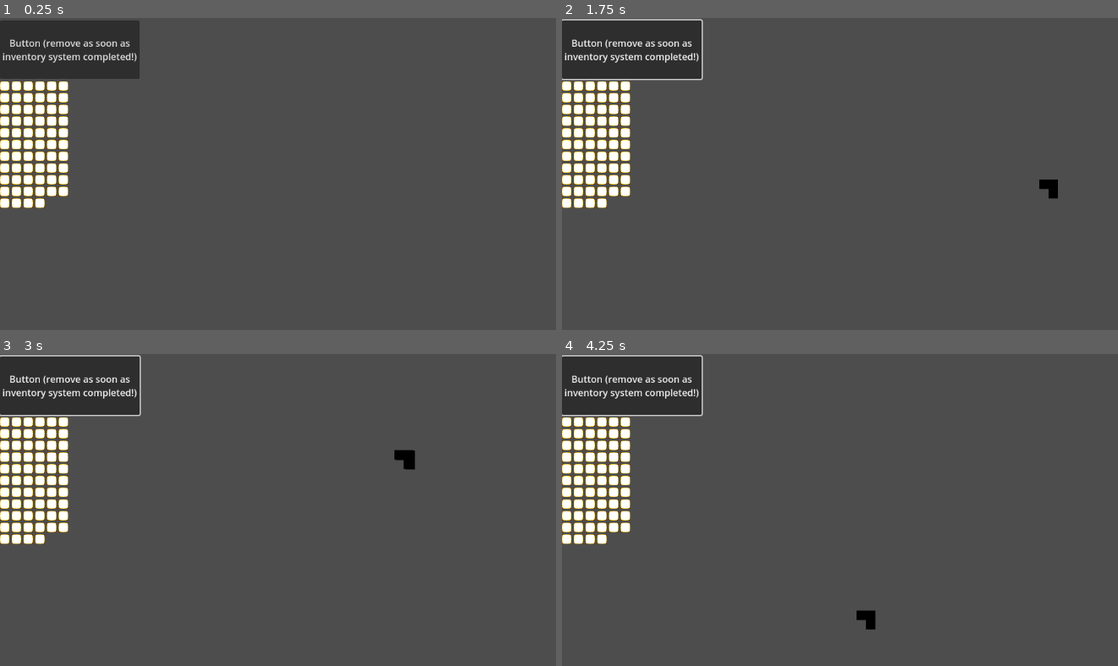
Above: before the commit, frames 1-4 (two rows, left to right).
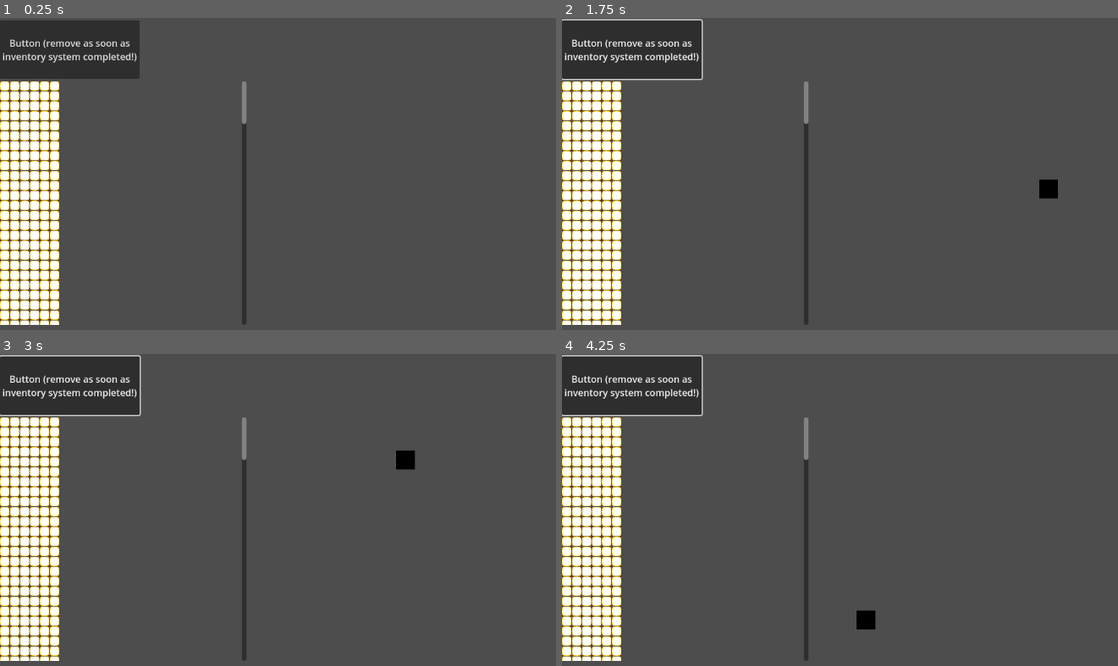
Above: after the commit, the same moments.

Repository: PonderSlime/Mare-Luminis---Juice-Submission
Game: Godot game, scene res://ui/inventory/inventory_ui.tscn
Two runs of this game, one before a commit and one after it. Both use one fixed random seed, a clock stepped at 60 frames per second and the inputs below. The project has no main scene, so this scene is started directly.
Inputs (mouse positions are in pixels of both pictures, inside the frame that each line leads up to):
- Up to frame 1 (0.25 s): no input
- Up to frame 2 (1.75 s): click "Button (remove as soon as inv…" at 0.5 s; tap Enter at 1.25 s; move the mouse to (1051, 189) at 1.27 s; hold D (turn_right) from 1.28 s (still down); click (1051, 189) at 1.35 s; right-click (1051, 189) at 1.55 s
- Up to frame 3 (3 s): tap Space (move_up) at 2 s; move the mouse to (200, 563) at 2.02 s; release D (turn_right) at 2.03 s; hold S (move_backward) 2.03-2.78 s; right-click (200, 563) at 2.1 s; click (200, 563) at 2.3 s; tap Enter at 2.75 s; move the mouse to (405, 460) at 2.77 s; hold D (turn_right) from 2.78 s (still down); hold F (interact) from 2.78 s (still down)
- Up to frame 4 (4.25 s): right-click (967, 460) at 3.05 s; tap Space (move_up) at 3.5 s; move the mouse to (867, 619) at 3.52 s; release D (turn_right) at 3.53 s; release F (interact) at 3.53 s; hold W (move_forward) from 3.53 s (still down); click (867, 619) at 3.6 s

The runs differ from the first frame. In frame 1, 7.9% of the frame differs, in the area x 0-45%, y 20-99%; in frame 2, 8.0%, in the area x 0-88%, y 20-99%; in frame 3, 8.0%; in frame 4, 8.0%.

Commit message:
GOT THE INVENTORY SYSTEM WORKING! (multi inventory broken)

Diff:
--- a/mare-luminis/core/scripts/player_core.gd
+++ b/mare-luminis/core/scripts/player_core.gd
@@ -9,6 +9,7 @@
 var current_depth: float = 0.0
 var taking_damage: bool = false
 var warning: bool = false
+var item_held = null
 
 func _process(delta: float) -> void:
 	check_depth_pressure(delta)
--- a/mare-luminis/project.godot
+++ b/mare-luminis/project.godot
@@ -61,6 +61,16 @@
 "events": [Object(InputEventKey,"resource_local_to_scene":false,"resource_name":"","device":-1,"window_id":0,"alt_press …(192 unchanged characters)…
 ]
 }
+rotate_item={
+"deadzone": 0.2,
+"events": [Object(InputEventMouseButton,"resource_local_to_scene":false,"resource_name":"","device":-1,"window_id":0,"alt_pressed":false,"shift_pressed":false,"ctrl_pressed":false,"meta_pressed":false,"button_mask":2,"position":Vector2(222, 24),"global_position":Vector2(231, 72),"factor":1.0,"button_index":2,"canceled":false,"pressed":true,"double_click":false,"script":null)
+]
+}
+left_click={
+"deadzone": 0.2,
+"events": [Object(InputEventMouseButton,"resource_local_to_scene":false,"resource_name":"","device":-1,"window_id":0,"alt_pressed":false,"shift_pressed":false,"ctrl_pressed":false,"meta_pressed":false,"button_mask":1,"position":Vector2(44, 11),"global_position":Vector2(53, 59),"factor":1.0,"button_index":1,"canceled":false,"pressed":true,"double_click":false,"script":null)
+]
+}
 
 [layer_names]
 
--- a/mare-luminis/ui/inventory/inventory_ui.tscn
+++ b/mare-luminis/ui/inventory/inventory_ui.tscn
@@ -44,6 +44,8 @@
 
 [node name="GridContainer" type="GridContainer" parent="BG/MarginContainer/VBoxContainer/ScrollContainer"]
 layout_mode = 2
+theme_override_constants/h_separation = 1
+theme_override_constants/v_separation = 1
 columns = 6
 
 [connection signal="pressed" from="BG/MarginContainer/VBoxContainer/Header/SpawnerButton" to="." method="_on_spawner_button_pressed"]
--- /dev/null
+++ b/mare-luminis/ui/inventory/multi_test.tscn
@@ -0,0 +1,17 @@
+[gd_scene load_steps=2 format=3 uid="uid://df1vp4an8nvok"]
+
+[ext_resource type="PackedScene" uid="uid://b8qrru7kh7ies" path="res://ui/inventory/inventory_ui.tscn" id="1_t3660"]
+
+[node name="MultiTest" type="Control"]
+layout_mode = 3
+anchors_preset = 0
+
+[node name="InventoryUI" parent="." instance=ExtResource("1_t3660")]
+layout_mode = 1
+
+[node name="InventoryUI2" parent="." instance=ExtResource("1_t3660")]
+layout_mode = 1
+offset_left = 679.0
+offset_top = 25.0
+offset_right = 679.0
+offset_bottom = 25.0
--- a/mare-luminis/ui/inventory/scripts/inventory_ui.gd
+++ b/mare-luminis/ui/inventory/scripts/inventory_ui.gd
@@ -7,15 +7,25 @@
 @onready var col_count = grid_container.columns
 
 var grid_array := []
-var item_held = null
 var current_slot = null
 var can_place := false
 var icon_anchor : Vector2
 
 func _ready() -> void:
-	for i in range(64):
+	for i in range(922):
 		create_slot()
 
+func _input(event: InputEvent) -> void:
+	if PlayerCore.item_held:
+		if Input.is_action_just_pressed("rotate_item"):
+			rotate_item()
+		if Input.is_action_just_pressed("left_click"):
+			if scroll_container.get_global_rect().has_point(get_global_mouse_position()):
+				place_item()
+	else:
+		if Input.is_action_just_pressed("left_click"):
+			if scroll_container.get_global_rect().has_point(get_global_mouse_position()):
+				pick_item()
 func create_slot():
 	var new_slot = slot_scene.instantiate()
 	new_slot.slot_ID = grid_array.size()
@@ -27,7 +37,7 @@
 func _on_slot_mouse_entered(what_slot):
 	icon_anchor  = Vector2(10000,10000)
 	current_slot = what_slot
-	if item_held:
+	if PlayerCore.item_held:
 		check_slot_availability(current_slot)
 		set_grids.call_deferred(current_slot)
 
@@ -36,13 +46,13 @@
 
 func _on_spawner_button_pressed() -> void:
 	var new_item = item_scene.instantiate()
-	add_child(new_item)
+	get_tree().root.add_child(new_item)
 	new_item.load_item(0)
 	new_item.selected = true
-	item_held = new_item
+	PlayerCore.item_held = new_item
 
 func check_slot_availability(slot) -> void:
-	for grid in item_held.item_grids:
+	for grid in PlayerCore.item_held.item_grids:
 		var grid_to_check = slot.slot_ID + grid[0] + grid[1] * col_count
 		var line_switch_check = slot.slot_ID % col_count + grid[0]
 
@@ -60,7 +70,9 @@
 	can_place = true
 
 func set_grids(slot) -> void:
-	for grid in item_held.item_grids:
+	if not PlayerCore.item_held:
+		return
+	for grid in PlayerCore.item_held.item_grids:
 		var grid_to_check = slot.slot_ID + grid[0] + grid[1] * col_count
 		var line_switch_check = slot.slot_ID % col_count + grid[0]
 
@@ -81,3 +93,46 @@
 func clear_grid():
 	for grid in grid_array:
 		grid.set_color(grid.States.DEFAULT)
+
+func rotate_item():
+	PlayerCore.item_held.rotate_item()
+	clear_grid()
+	if current_slot:
+		_on_slot_mouse_entered(current_slot)
+
+func place_item():
+	if not can_place or not current_slot:
+		return
+
+	var calculated_grid_id = current_slot.slot_ID + icon_anchor.x * col_count + icon_anchor.y
+	PlayerCore.item_held._snap_to(grid_array[calculated_grid_id].global_position)
+
+	PlayerCore.item_held.get_parent().remove_child(PlayerCore.item_held)
+	grid_container.add_child(PlayerCore.item_held)
+	PlayerCore.item_held.global_position = get_global_mouse_position()
+
+	PlayerCore.item_held.grid_anchor = current_slot
+	for grid in PlayerCore.item_held.item_grids:
+		var grid_to_check = current_slot.slot_ID + grid[0] + grid[1] * col_count
+		grid_array[grid_to_check].state = grid_array[grid_to_check].States.TAKEN
+		grid_array[grid_to_check].item_stored = PlayerCore.item_held
+
+	PlayerCore.item_held = null
+	clear_grid()
+
+func pick_item():
+	if not current_slot or not current_slot.item_stored:
+		return
+
+	PlayerCore.item_held = current_slot.item_stored
+	PlayerCore.item_held.selected = true
+
+	PlayerCore.item_held.get_parent().remove_child(PlayerCore.item_held)
+	get_tree().root.add_child(PlayerCore.item_held)
+
+	for grid in PlayerCore.item_held.item_grids:
+		var grid_to_check = PlayerCore.item_held.grid_anchor.slot_ID + grid[0] + grid[1] * col_count
+		grid_array[grid_to_check].state = grid_array[grid_to_check].States.FREE
+		grid_array[grid_to_check].item_stored = null
+	check_slot_availability(current_slot)
+	set_grids.call_deferred(current_slot)
--- a/mare-luminis/ui/inventory/scripts/item.gd
+++ b/mare-luminis/ui/inventory/scripts/item.gd
@@ -10,6 +10,8 @@
 func _process(delta: float) -> void:
 	if selected:
 		global_position = lerp(global_position, get_global_mouse_position(), 25 * delta)
+	if PlayerCore.item_held == self:
+		global_position = get_global_mouse_position()
 
 func load_item(what_item_ID : int) -> void:
 	var Icon_path = "res://ui/inventory/assets/items/" + DataHandler.item_data[str(what_item_ID)]["Name"] + ".png"
@@ -19,3 +21,26 @@
 		for i in grid:
 			converter_array.push_back(int(i))
 		item_grids.push_back(converter_array)
+
+func rotate_item():
+	for grid in item_grids:
+		var temp_x = grid[1]
+		grid[1] = grid[0]
+		grid[0] = -temp_x
+		var tween = create_tween()
+		tween.tween_property(self, "rotation_degrees", rotation_degrees + 90, 0.1).set_ease(Tween.EASE_IN).set_trans(Tween.TRANS_QUAD)
+		print(rotation_degrees)
+		if rotation_degrees >= 360:
+			rotation_degrees = lerp(self, rotation_degrees, 0)
+
+
+func _snap_to(destination: Vector2):
+	var tween = create_tween()
+	if int(rotation_degrees) % 100 == 0:
+		destination += IconRect_path.size / 2
+	else:
+		var temp_xy_switch = Vector2(IconRect_path.size.y, IconRect_path.size.x)
+		destination += temp_xy_switch / 2
+
+	tween.tween_property(self, "global_position", destination, 0.15).set_trans(Tween.TRANS_SINE)
+	selected = false
